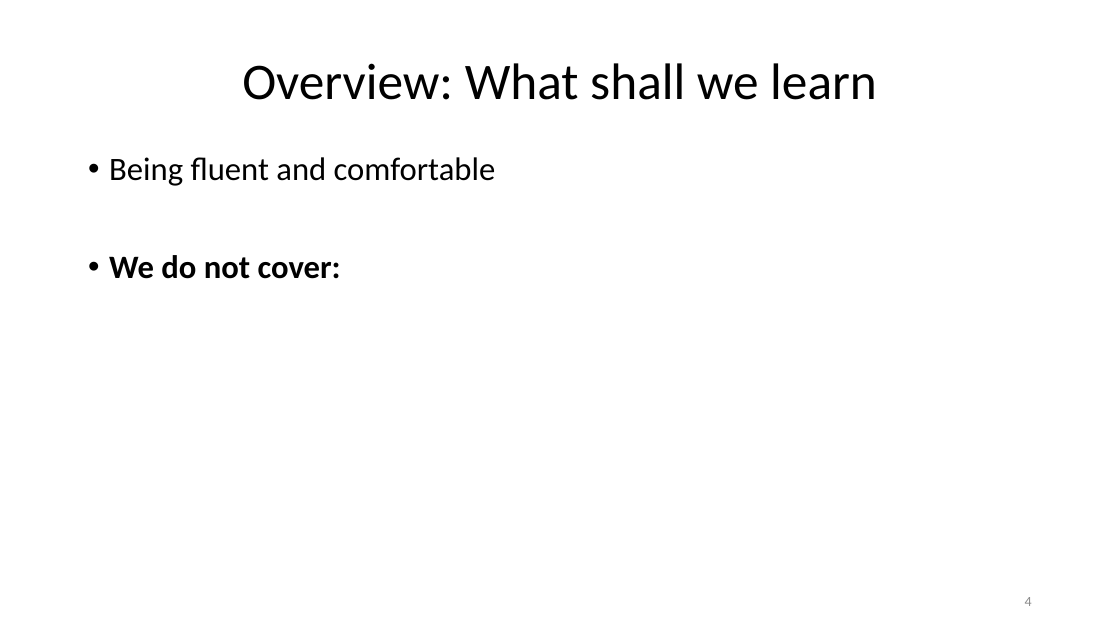
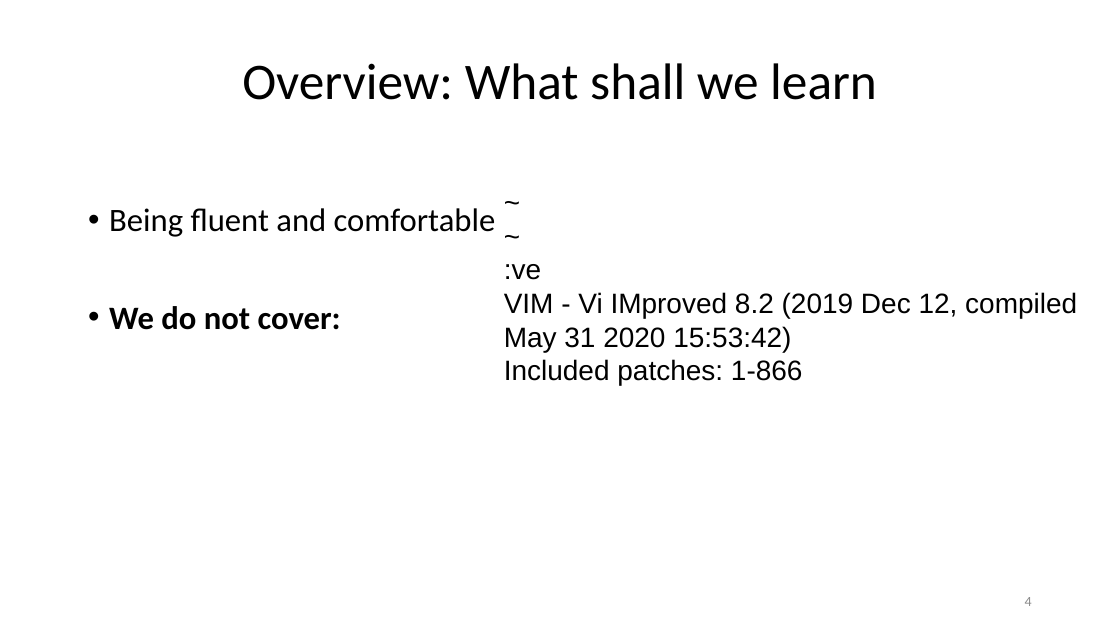
Before and after one commit to ketancmaheshwari/vim, a slide deck: slide 4 of slides.odp. Drawn at 1120x630 pixels with LibreOffice and Linux fonts; fonts in the diff are those of the drawing. Boxes give left, top, right and bottom in pixels: in the first picture for what was removed or moved away, otherwise in the second. Text is boxed around its words. In the diff, an @@ line names an element or a change of style, - is before the commit and + after.

```diff
--- a/slides.odp
+++ b/slides.odp
@@ text "Being fluent and comfortable": place and size @@
-text "Being fluent and comfortable" at [109,157,496,279]
+text "Being fluent and comfortable" at [109,208,496,330]
@@ text added at [504,264,1077,385], 18 pt, text #000000 @@
+~
+~
+:ve
+VIM - Vi IMproved 8.2 (2019 Dec 12, compiled May 31 2020 15:53:42)
+Included patches: 1-866
```
Also in this commit, not shown: 1 other slide changed, 1 other file.
